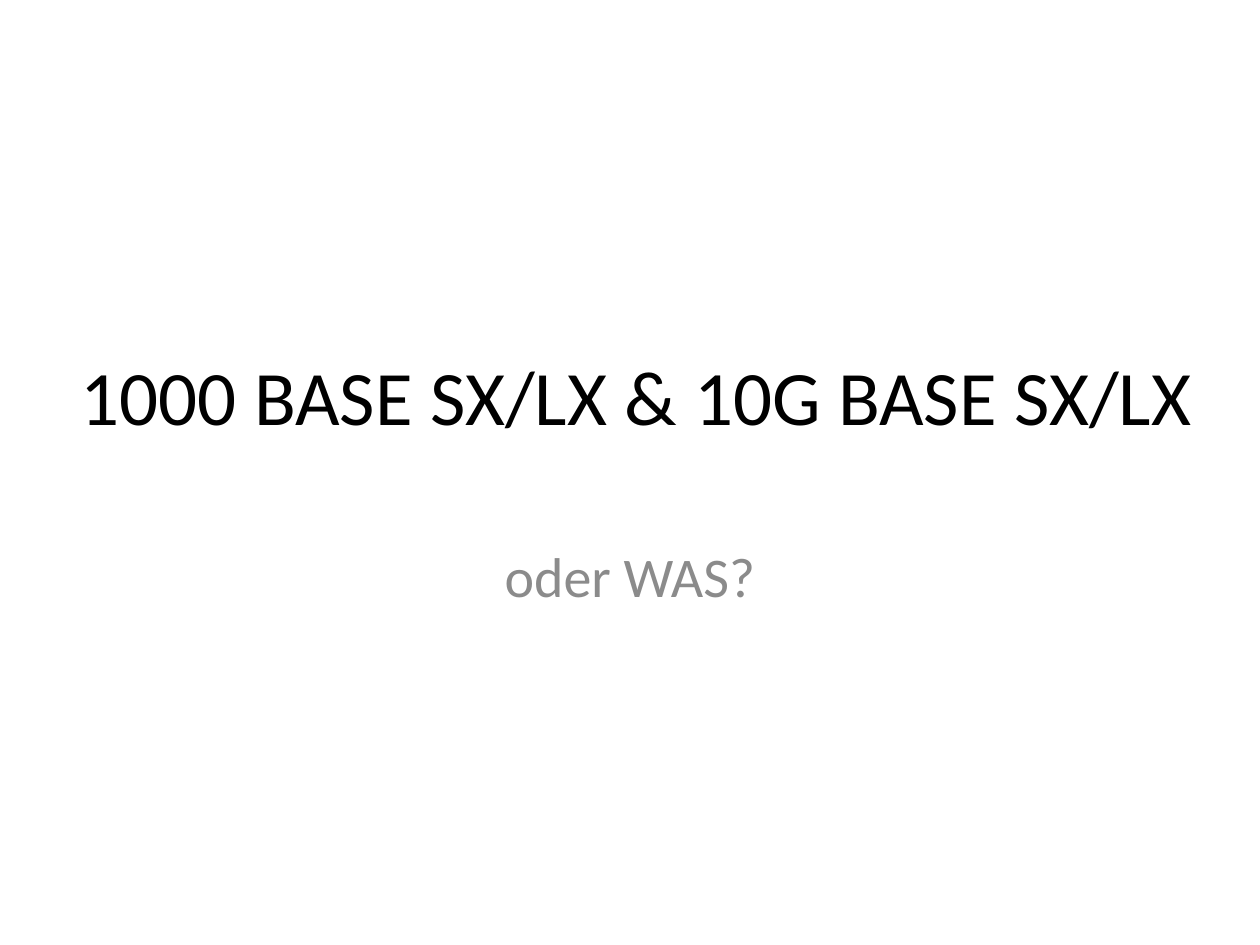
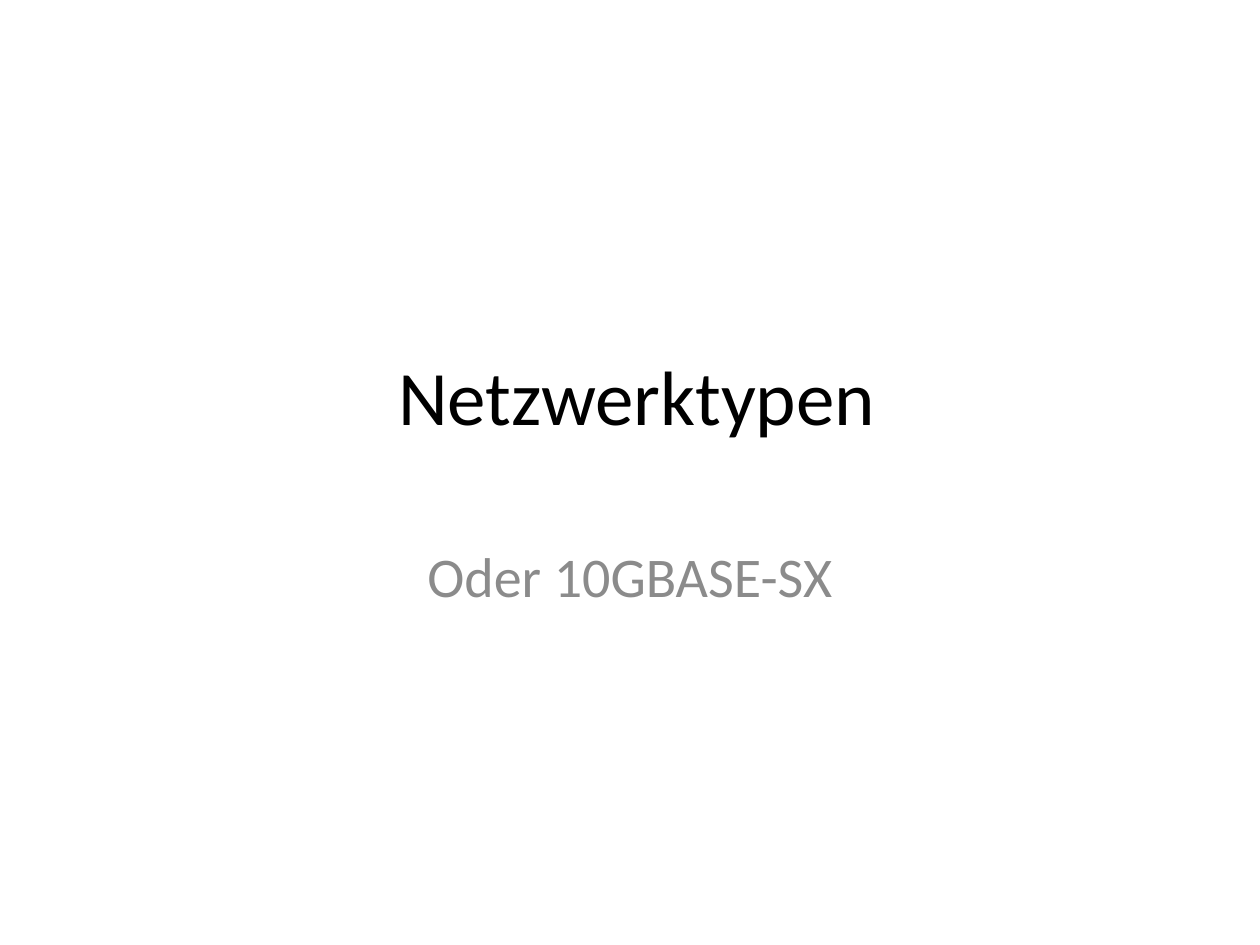
Before and after one commit to leonkunert/Schule, a slide deck: slide 1 of Projekt/Netzwerk/Netzwerktypen.pptx. Drawn at 1260x945 pixels with LibreOffice and Linux fonts; fonts in the diff are those of the drawing. Boxes give left, top, right and bottom in pixels: in the first picture for what was removed or moved away, otherwise in the second. Text is boxed around its words. In the diff, an @@ line names an element or a change of style, - is before the commit and + after.

Commit message:
Added Presentation and text

```diff
--- a/Projekt/Netzwerk/Netzwerktypen.pptx
+++ b/Projekt/Netzwerk/Netzwerktypen.pptx
@@ title at <box>398,371,875,438</box>: text changed @@
-1000 BASE SX/LX & 10G BASE SX/LX
+Netzwerktypen
@@ subtitle at <box>427,558,832,598</box>: text changed @@
-oder WAS?
+Oder 10GBASE-SX
```
Also in this commit, not shown: 2 slides added, 1 slide removed, 4 other files.
